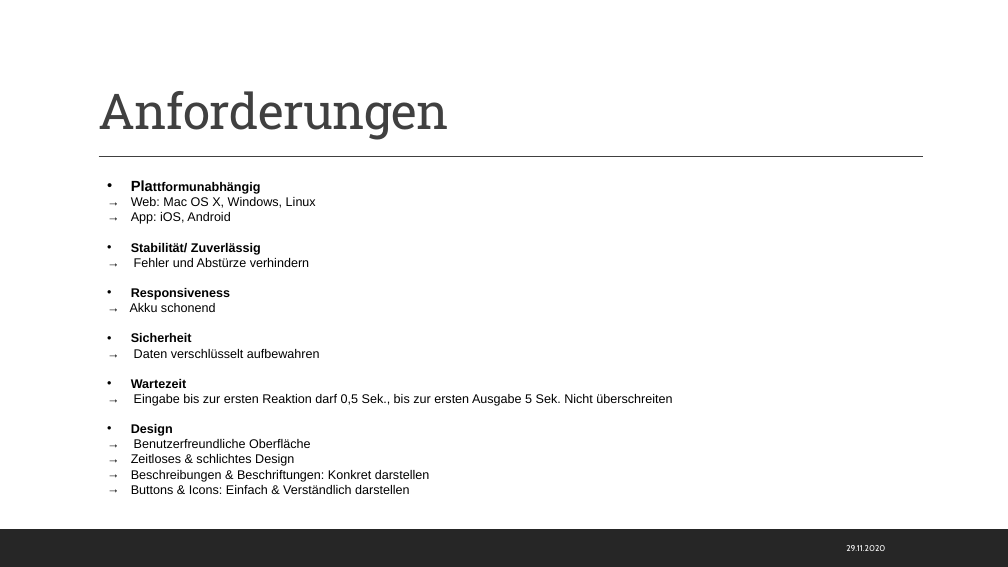
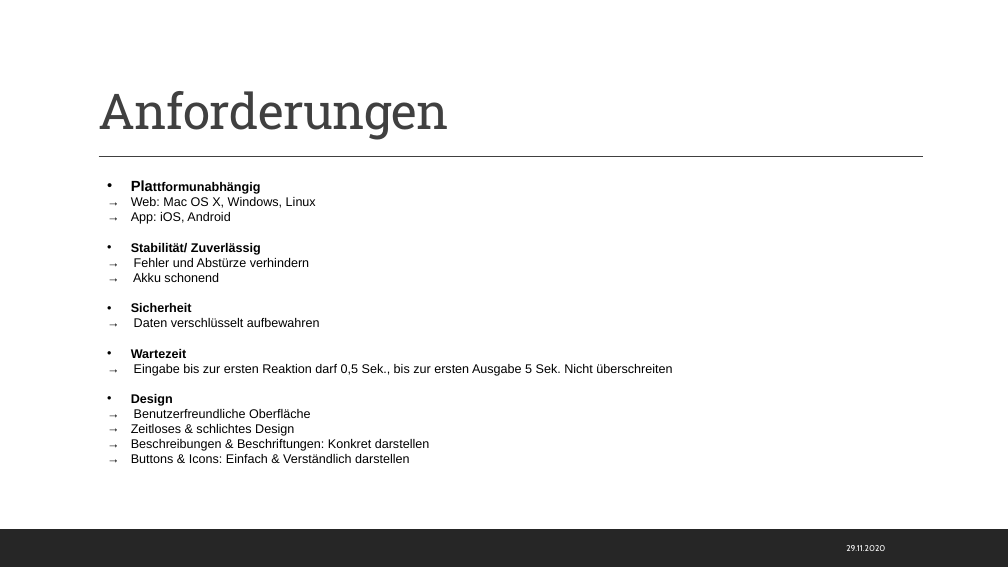
Before and after one commit to Kplacken/EPWS2020SerttasPlackenhohn, a slide deck: slide 5 of Audit 1/WS2020_SerttasPlackenhohn_Audit1.pptx. Drawn at 1008x567 pixels with LibreOffice and Linux fonts; fonts in the diff are those of the drawing. Boxes give left, top, right and bottom in pixels: in the first picture for what was removed or moved away, otherwise in the second. Text is boxed around its words. In the diff, an @@ line names an element or a change of style, - is before the commit and + after.

```diff
--- a/Audit 1/WS2020_SerttasPlackenhohn_Audit1.pptx
+++ b/Audit 1/WS2020_SerttasPlackenhohn_Audit1.pptx
@@ text at (133, 258, 309, 282): text changed @@
-→ Fehler und Abstürze verhindern
-• Responsiveness
-→ Akku schonend
+→ Fehler und Abstürze verhindern
+→ Akku schonend
```
Also in this commit, not shown: 1 other slide changed, 1 other file.
